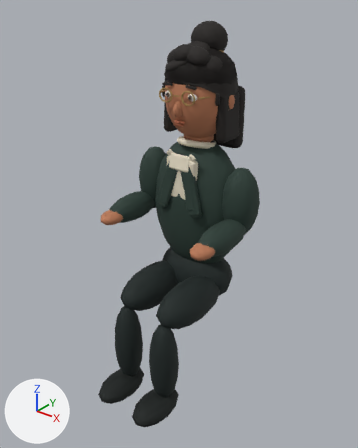
An edit to the glTF model public/studio/investor-v1.glb, drawn before and after from the same camera.
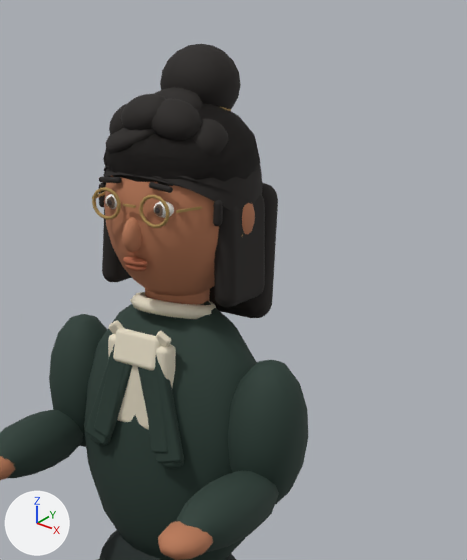
Each version appears first whole from a 50 mm lens placed at (1.83, -2.49, 2.66), pointed at (0.04, -0.25, 1.27), and next in a close-up on the part from 32% to 93% of the width and 0% to 58% of the height. The axes (+X, +Y, +Z) are drawn at lower left. The lights are the same throughout. The last two pictures show the newer version. Vertices at exactly the same position are counted once.

In view in the first close-up: 'Cast_adrian', 'Cast_maya', 'Cast_sofia', 'Mesh_0'.
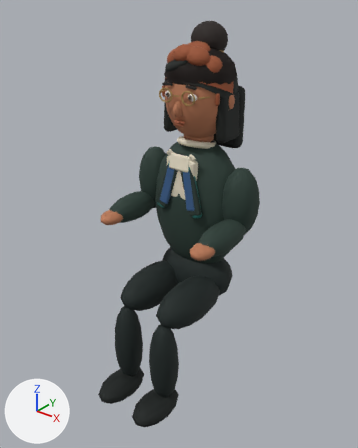
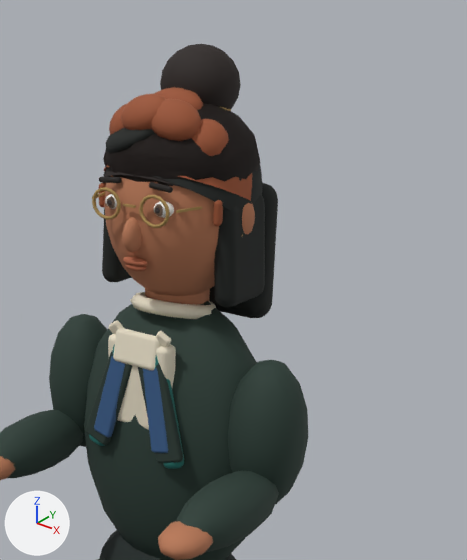
Boxes (x1, y1, x2, y2) around the edits, measured in the close-ups (467 x 560 px):
'Cast_adrian', recoloured, surface changed: (94, 87, 252, 453) in both
'Cast_sofia', recoloured: (89, 84, 206, 469) in both
part 1 of me_mesh_2, recoloured (lighter): (94, 356, 168, 453) in both
part 2 of me_mesh_2, recoloured (lighter): (99, 87, 252, 226) in both

Patch to the scene script:
```diff
--- a/public/studio/investor-v1.glb.py
+++ b/public/studio/investor-v1.glb.py
@@ mat_brass @@
 n0 = _N.new('ShaderNodeBsdfPrincipled'); n0.name = 'Principled BSDF'
-n0.inputs[0].default_value = (0.485, 0.328, 0.117, 1.0)  # 'Base Color', orange #b99b60
 n0.inputs[1].default_value = 0.55  # 'Metallic'
@@ mat_brass @@
 n1 = _N.new('ShaderNodeOutputMaterial'); n1.name = 'Material Output'
+n2 = _N.new('ShaderNodeMix'); n2.name = 'Mix'
+n2.data_type = 'RGBA'
+n2.blend_type = 'MULTIPLY'
+n2.inputs[0].default_value = 1.0  # 'Factor'
+n2.inputs[7].default_value = (0.485, 0.328, 0.117, 1.0)  # 'B', orange #b99b60
+n3 = _N.new('ShaderNodeVertexColor'); n3.name = 'Color Attribute'
 _L.new(n0.outputs[0], n1.inputs[0])  # 'BSDF' to 'Surface'
+_L.new(n2.outputs[2], n0.inputs[0])  # 'Result' to 'Base Color'
+_L.new(n3.outputs[0], n2.inputs[6])  # 'Color' to 'A'
@@ mat_features @@
+mat_features = bpy.data.materials.new('Features')
+mat_features.use_nodes = True; mat_features.node_tree.nodes.clear()
+_N = mat_features.node_tree.nodes; _L = mat_features.node_tree.links
+n0 = _N.new('ShaderNodeBsdfPrincipled'); n0.name = 'Principled BSDF'
+n0.inputs[2].default_value = 0.82  # 'Roughness'
+n1 = _N.new('ShaderNodeOutputMaterial'); n1.name = 'Material Output'
+n2 = _N.new('ShaderNodeVertexColor'); n2.name = 'Color Attribute'
+_L.new(n0.outputs[0], n1.inputs[0])  # 'BSDF' to 'Surface'
+_L.new(n2.outputs[0], n0.inputs[0])  # 'Color' to 'Base Color'
@@ me_mesh_2 @@
 me_mesh_2.from_pydata(...)  # 2011 vertices, 3940 faces; spans x -0.23..0.23, y -0.23..0.238, z 1.369..2.359
 # used by ob_cast_adrian; location = (0.0, 0.0, 0.0)
+# me_mesh_2 part 1: 600 faces spanning x -0.143..0.143, y -0.23..-0.18, z 1.369..1.631 switch from mat_jacket_001 (dark green #283c34) to mat_features
+# me_mesh_2 part 2: 2384 faces spanning x -0.23..0.23, y -0.206..0.238, z 1.992..2.359 switch from mat_hair_001 (black #201b18) to mat_features
 me_mesh_2.materials.append(mat_brass)
-me_mesh_2.materials.append(mat_shirt_001)  # pale yellow #e8dfc8
```
